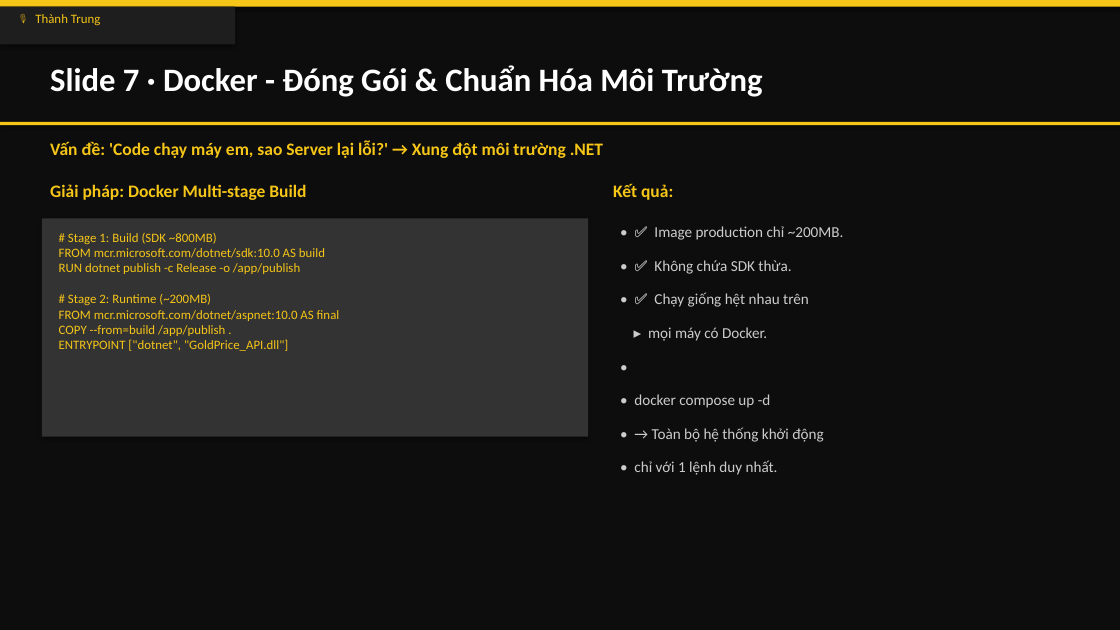
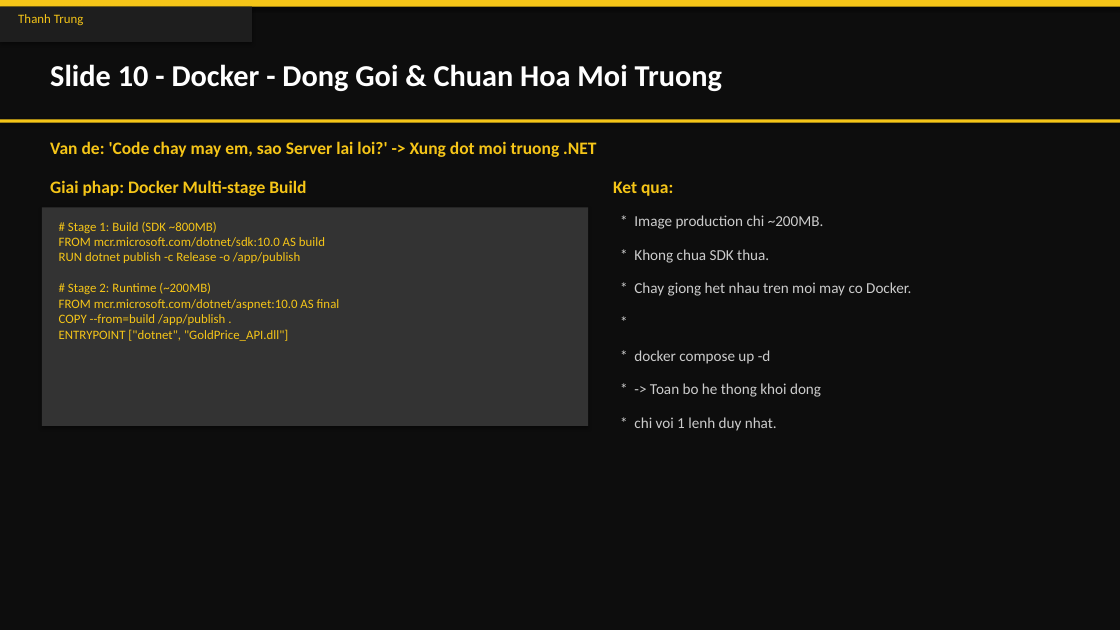
Before and after one commit to ThanhTrunggDEV/Group3, a slide deck: slide 11 of X-AURUM_Presentation.pptx (slide 8 before the commit). Drawn at 1120x630 pixels with LibreOffice and Linux fonts; fonts in the diff are those of the drawing. Boxes give left, top, right and bottom in pixels: in the first picture for what was removed or moved away, otherwise in the second. Text is boxed around its words. In the diff, an @@ line names an element or a change of style, - is before the commit and + after.

```diff
--- a/X-AURUM_Presentation.pptx
+++ b/X-AURUM_Presentation.pptx
@@ rectangle: place and size @@
-rectangle at (0, 7, 235, 45)
+rectangle at (0, 7, 252, 42)
@@ text at (18, 14, 83, 25): text changed @@
-🎙 Thành Trung
+Thanh Trung
@@ text at (50, 64, 722, 91): text changed; size 28 to 26 pt @@
-Slide 7 · Docker - Đóng Gói & Chuẩn Hóa Môi Trường
+Slide 10 - Docker - Dong Goi & Chuan Hoa Moi Truong
@@ text at (50, 141, 596, 157): text changed @@
-Vấn đề: 'Code chạy máy em, sao Server lại lỗi?' → Xung đột môi trường .NET
+Van de: 'Code chay may em, sao Server lai loi?' -> Xung dot moi truong .NET
@@ rectangle: place and size @@
-rectangle at (42, 218, 588, 437)
+rectangle at (42, 208, 588, 426)
@@ text at (50, 180, 306, 196): text changed @@
-Giải pháp: Docker Multi-stage Build
+Giai phap: Docker Multi-stage Build
@@ text at (613, 181, 673, 196): text changed @@
-Kết quả:
+Ket qua:
@@ text "# Stage 1: Build (SDK ...": place and size @@
-text "# Stage 1: Build (SDK ..." at (59, 233, 340, 351)
+text "# Stage 1: Build (SDK ..." at (59, 222, 340, 341)
@@ text at (634, 215, 824, 229): text changed @@
-• ✅ Image production chỉ ~200MB.
+* Image production chi ~200MB.
@@ text at (634, 249, 769, 263): text changed @@
-• ✅ Không chứa SDK thừa.
+* Khong chua SDK thua.
@@ text at (634, 282, 911, 296): text changed @@
-• ✅ Chạy giống hệt nhau trên
+* Chay giong het nhau tren moi may co Docker.
@@ text at (605, 308, 1084, 342): text changed @@
-•
+*
@@ text removed at (648, 327, 767, 341) @@
-▸ mọi máy có Docker.
@@ text at (634, 350, 771, 364): text changed @@
-• docker compose up -d
+* docker compose up -d
@@ text added at (650, 383, 821, 397), 13 pt, text #CCCCCC @@
+* -> Toan bo he thong khoi dong
@@ text at (634, 417, 777, 431): text changed @@
-• → Toàn bộ hệ thống khởi động
+* chi voi 1 lenh duy nhat.
@@ text removed at (634, 460, 778, 475) @@
-• chỉ với 1 lệnh duy nhất.
```
Also in this commit, not shown: 5 other slides changed, 8 slides added, 8 slides removed, 1 other file.
